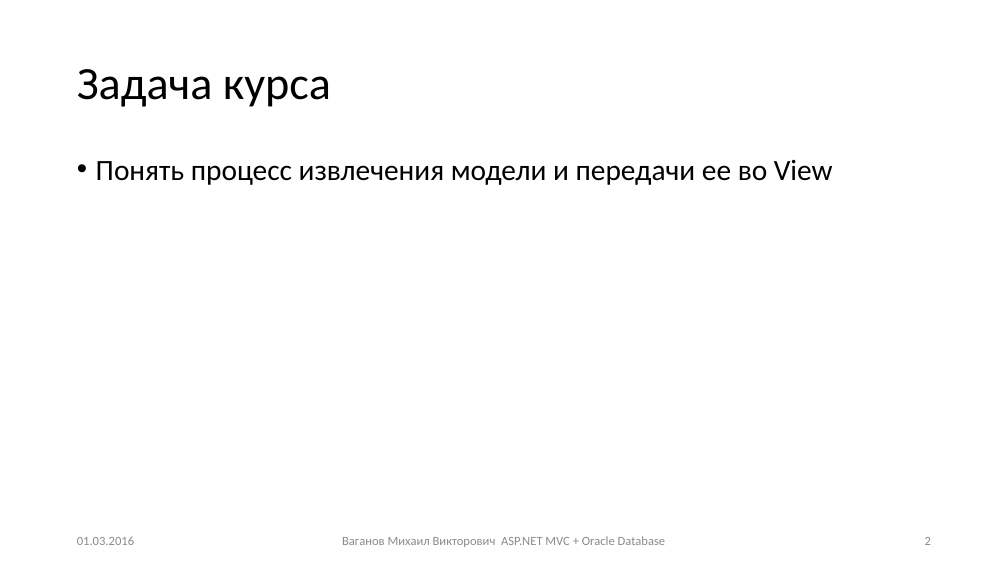
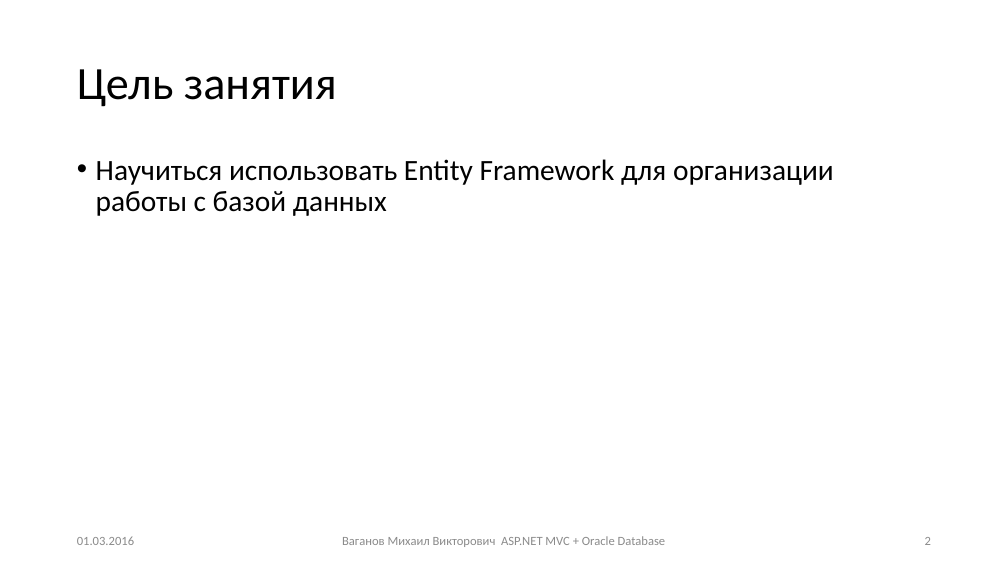
Before and after one commit to Mikhail-Vaganov/psu-applicants, a slide deck: slide 2 of Presentations/Занятие 4.pptx. Drawn at 1008x567 pixels with LibreOffice and Linux fonts; fonts in the diff are those of the drawing. Boxes give left, top, right and bottom in pixels: in the first picture for what was removed or moved away, otherwise in the second. Text is boxed around its words. In the diff, an @@ line names an element or a change of style, - is before the commit and + after.

```diff
--- a/Presentations/Занятие 4.pptx
+++ b/Presentations/Занятие 4.pptx
@@ title at bbox=[77, 69, 337, 107]: text changed @@
-Задача курса
+Цель занятия
@@ text at bbox=[96, 159, 834, 216]: text changed @@
-• Понять процесс извлечения модели и передачи ее во View
+• Научиться использовать Entity Framework для организации работы с базой данных
```
Also in this commit, not shown: 5 other slides changed, 7 slides removed, 34 other files.
